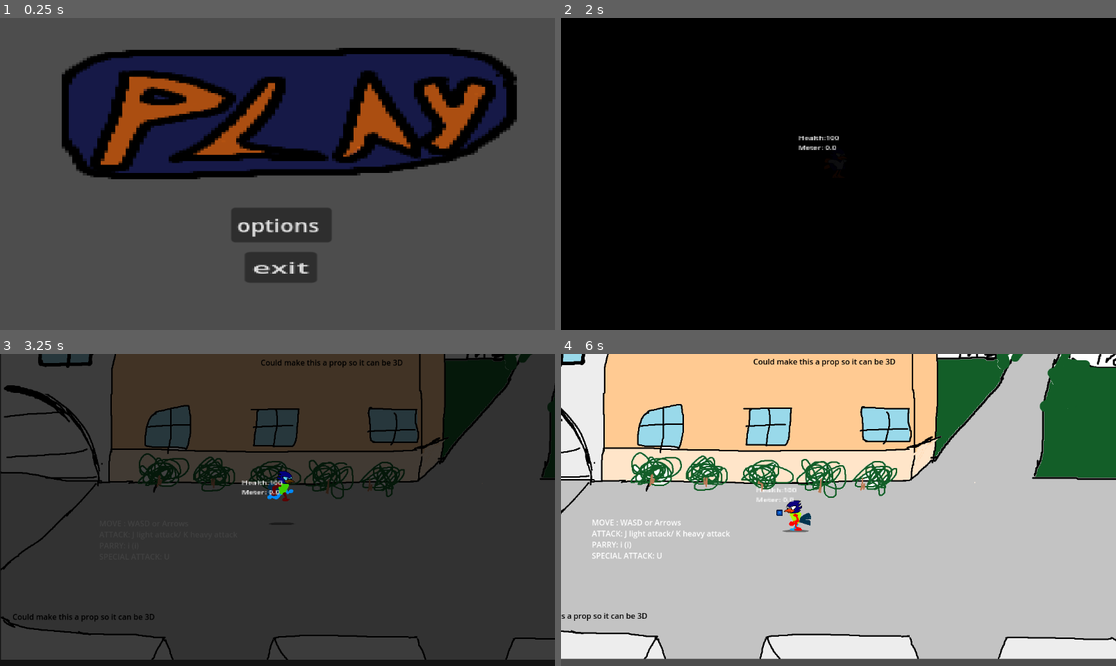
Above: before the commit, frames 1-4 (two rows, left to right).
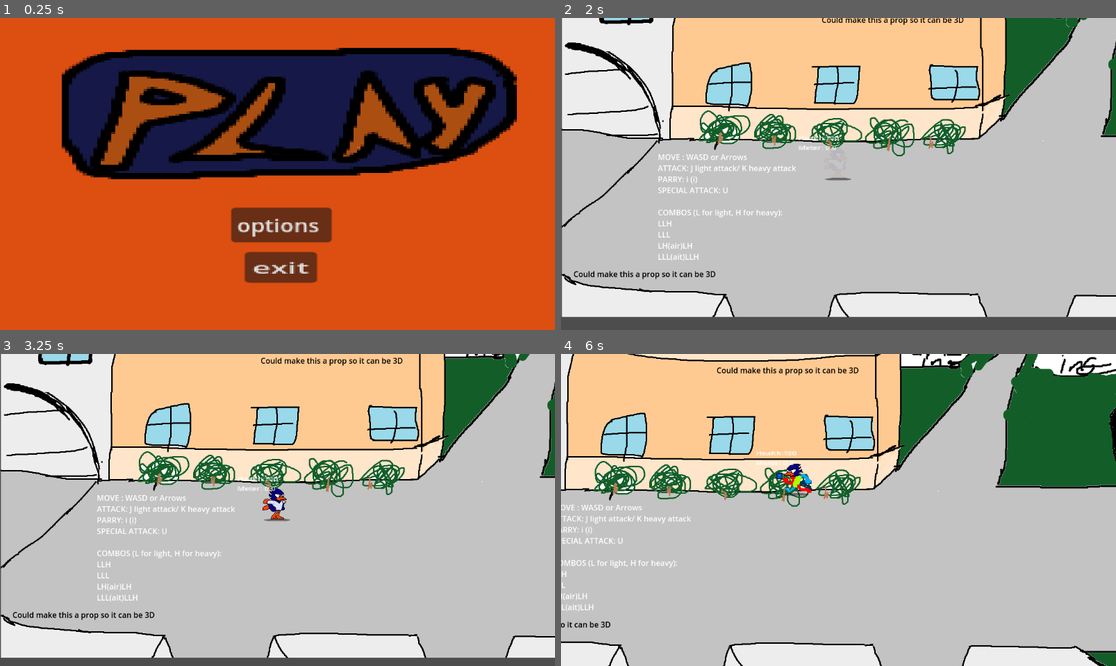
Above: after the commit, the same moments.

Repository: nicojude2005/RowdyBrawl
Game: Godot game, scene res://mainMenu/mainMenu.tscn
Same seed, same stepped clock (60 frames per second), same inputs: the game is played once before the commit and once after it. The engine's default icon, where the game draws it, is replaced by a stand-in: a white triangle on a blue panel in a dark square. Sound files missing from this copy of the repository are replaced by a short silence.
Inputs (mouse positions are in pixels of both pictures, inside the frame that each line leads up to):
- Up to frame 1 (0.25 s): no input
- Up to frame 2 (2 s): click (849, 114) at 0.5 s; click (849, 114) at 1.25 s
- Up to frame 3 (3.25 s): hold D (right) 2.03-2.78 s; tap K (heavyAttack) at 2.1 s; tap Space (jump) at 2.27, 3.02 s; tap J (lightAttack) at 2.3, 2.85 s; hold S (down) from 2.78 s (still down); tap I (parry) at 3.05 s
- Up to frame 4 (6 s): release S (down) at 3.53 s; hold D (right) 3.53-4.28 s; tap I (parry) at 3.6 s; tap U (special) at 3.8, 4.35 s; hold W (up) 4.28-5.03 s; tap Space (jump) at 4.52, 5.27 s; tap K (heavyAttack) at 4.55, 5.1 s; hold A (left) from 5.03 s (still down); tap J (lightAttack) at 5.3, 5.85 s

The runs differ from the first frame. In frame 1, 69% of the frame differs, in the area x 0-100%, y 0-100%; in frame 2, 98%; in frame 3, 98%; in frame 4, 32%.

Commit message:
Small touch ups
fixed up encounters
- other small misc fixes

Diff:
--- a/rowdybrawl/Level1/enemyEncounter/enemy_encounter.tscn
+++ b/rowdybrawl/Level1/enemyEncounter/enemy_encounter.tscn
@@ -1,10 +1,13 @@
-[gd_scene load_steps=4 format=3 uid="uid://biisl0tjeljhs"]
+[gd_scene load_steps=5 format=3 uid="uid://biisl0tjeljhs"]
 
 [ext_resource type="Script" uid="uid://v5ksi3antmkq" path="res://enemy_encounter.gd" id="1_5ly4a"]
 [ext_resource type="PackedScene" uid="uid://c6sx1igpnncyc" path="res://Level1/level1Items/camera_stop_point.tscn" id="2_86flb"]
 
 [sub_resource type="RectangleShape2D" id="RectangleShape2D_5ly4a"]
 size = Vector2(224, 660)
+
+[sub_resource type="RectangleShape2D" id="RectangleShape2D_86flb"]
+size = Vector2(83, 647)
 
 [node name="enemyEncounter" type="Node2D"]
 script = ExtResource("1_5ly4a")
@@ -21,4 +24,16 @@
 position = Vector2(-4, -2)
 scale = Vector2(10.935386, 32.84815)
 
+[node name="StaticBody2D" type="StaticBody2D" parent="."]
+collision_layer = 0
+collision_mask = 0
+
+[node name="CollisionShape2D" type="CollisionShape2D" parent="StaticBody2D"]
+position = Vector2(-667, 0)
+shape = SubResource("RectangleShape2D_86flb")
+
+[node name="CollisionShape2D2" type="CollisionShape2D" parent="StaticBody2D"]
+position = Vector2(661, 17)
+shape = SubResource("RectangleShape2D_86flb")
+
 [connection signal="body_entered" from="playerTrigger" to="." method="_on_player_trigger_body_entered"]
--- a/rowdybrawl/Level1/enemyEncounter/enemy_encounter_2.tscn
+++ b/rowdybrawl/Level1/enemyEncounter/enemy_encounter_2.tscn
@@ -7,6 +7,7 @@
 [ext_resource type="PackedScene" uid="uid://b21lbpxenujyp" path="res://Level1/level1Enemies/enemyCanvas/canvas_enemy.tscn" id="5_2csqf"]
 
 [node name="enemyEncounter2" instance=ExtResource("1_tyj7f")]
+ragTag = 1
 
 [node name="enemySpawn" parent="enemiesToSpawn" index="0" instance=ExtResource("2_d61r1")]
 position = Vector2(106, -187)
--- a/rowdybrawl/Level1/level1Enemies/enemyCanvas/canvas_enemy.gd
+++ b/rowdybrawl/Level1/level1Enemies/enemyCanvas/canvas_enemy.gd
@@ -12,7 +12,7 @@
 func _ready() -> void:
 	# Override base health and speed
 
-	health = 225
+	health = 160
 	super()
 
 func _physics_process(delta: float) -> void:
--- a/rowdybrawl/Level1/level1Enemies/enemyJobApplication/job_application.gd
+++ b/rowdybrawl/Level1/level1Enemies/enemyJobApplication/job_application.gd
@@ -7,7 +7,7 @@
 
 func _ready() -> void:
 	hitRate = 1
-	health = 200
+	health = 140
 	super()
 
 #func _process(delta: float) -> void:
--- a/rowdybrawl/Level1/level1Enemies/enemyPisser/utsa_pisser.tscn
+++ b/rowdybrawl/Level1/level1Enemies/enemyPisser/utsa_pisser.tscn
@@ -6,6 +6,21 @@
 
 [sub_resource type="RectangleShape2D" id="RectangleShape2D_2jyr6"]
 size = Vector2(61, 99)
+
+[sub_resource type="AtlasTexture" id="AtlasTexture_qfmjl"]
+atlas = ExtResource("2_7gkdu")
+region = Rect2(0, 0, 1024, 1536)
+
+[sub_resource type="SpriteFrames" id="SpriteFrames_6fc3v"]
+animations = [{
+"frames": [{
+"duration": 1.0,
+"texture": SubResource("AtlasTexture_qfmjl")
+}],
+"loop": true,
+"name": &"default",
+"speed": 5.0
+}]
 
 [node name="UTSA_Pisser" instance=ExtResource("1_547hm")]
 script = ExtResource("2_2jyr6")
@@ -16,13 +31,11 @@
 shape = SubResource("RectangleShape2D_2jyr6")
 
 [node name="AnimatedSprite2D" parent="enemy_hitbox" index="1"]
-visible = false
+position = Vector2(-4.9999995, -50.999996)
+scale = Vector2(0.1, 0.1)
+sprite_frames = SubResource("SpriteFrames_6fc3v")
+animation = &"default"
 
 [node name="stunIndicator" parent="enemy_hitbox" index="2"]
 visible = true
 position = Vector2(-4, -115)
-
-[node name="Sprite2D" type="Sprite2D" parent="enemy_hitbox" index="3"]
-position = Vector2(-3.9999998, -51.000004)
-scale = Vector2(0.1, 0.1)
-texture = ExtResource("2_7gkdu")
--- a/rowdybrawl/Level1/level1Enemies/linkedinWarriorEnemy/linkedinWarrior.gd
+++ b/rowdybrawl/Level1/level1Enemies/linkedinWarriorEnemy/linkedinWarrior.gd
@@ -7,7 +7,7 @@
 
 func _ready() -> void:
 	# Override base health and speed
-	health = 140
+	health = 125
 	super()
 
 func _physics_process(delta: float) -> void:
--- a/rowdybrawl/Level1/level1Enemies/parentEnemy/enemy.gd
+++ b/rowdybrawl/Level1/level1Enemies/parentEnemy/enemy.gd
@@ -173,6 +173,8 @@
 	if direction.y < 0:
 		grounded = false
 func die():
+	if !enemy_alive:
+		return
 	enemy_alive = false
 	health = 0
 	if get_parent() is enemyEncounter:
--- a/rowdybrawl/Level1/level_1.gd
+++ b/rowdybrawl/Level1/level_1.gd
@@ -8,3 +8,6 @@
 
 func fadeIn():
 	color_rect.play("fadeOut")
+
+func fadeOut():
+	color_rect.play("fadeIn")
--- a/rowdybrawl/Level1/level_1.tscn
+++ b/rowdybrawl/Level1/level_1.tscn
@@ -120,20 +120,28 @@
 autowrap_mode = 0
 
 [node name="RichTextLabel4" type="RichTextLabel" parent="."]
-offset_left = -281.0
-offset_top = 83.0
-offset_right = 66.0
-offset_bottom = 330.0
+offset_left = -286.0
+offset_top = 34.0
+offset_right = 61.0
+offset_bottom = 281.0
 text = "MOVE : WASD or Arrows
 ATTACK: J light attack/ K heavy attack
 PARRY: i (i)
-SPECIAL ATTACK: U"
+SPECIAL ATTACK: U
+
+COMBOS (L for light, H for heavy):
+LLH
+LLL
+LH(air)LH
+LLL(ait)LLH
+"
 
 [node name="ColorRect" parent="." instance=ExtResource("5_opkmy")]
+visible = false
 offset_left = -503.0
-offset_top = -397.0
-offset_right = -463.0
-offset_bottom = -357.0
+offset_top = -854.0
+offset_right = -384.3266
+offset_bottom = -800.2106
 scale = Vector2(48.334335, 33.141342)
 
 [node name="enemyEncounter1" parent="." instance=ExtResource("5_2h3pg")]
--- a/rowdybrawl/enemy_encounter.gd
+++ b/rowdybrawl/enemy_encounter.gd
@@ -8,10 +8,13 @@
 var playerRef : player = null
 var flag2 = false
 
+@export var ragTag = 0
+
 var babyCount = 0
 var deadCount = 0
 
 @onready var camera_stop_point: cameraStopPoint = $CameraStopPoint
+@onready var static_body_2d: StaticBody2D = $StaticBody2D
 
 
 func spawnEnemies():
@@ -25,6 +28,11 @@
 		spawnedEnemy.playerRef = playerRef
 		spawnedEnemy.ai = spawnedEnemy.aiStates.CHASE
 		call_deferred("addMyEnemyChild",spawnedEnemy, enemySpawn.global_position)
+		static_body_2d.set_collision_layer_value(1, true)
+		static_body_2d.set_collision_layer_value(2, true)
+		static_body_2d.set_collision_layer_value(3, true)
+		static_body_2d.set_collision_layer_value(5, true)
+
 
 func addMyEnemyChild(spawnedEnemy : Enemy, location : Vector2):
 	add_child(spawnedEnemy)
@@ -34,9 +42,15 @@
 	if Input.is_action_just_pressed("debug"):
 		pass
 
-	if spawned and babyCount <= deadCount and !flag2:
+	if spawned and deadCount >= babyCount and !flag2:
 		camera_stop_point.freeCamera()
 		flag2 = true
+		static_body_2d.set_collision_layer_value(1, false)
+		static_body_2d.set_collision_layer_value(2, false)
+		static_body_2d.set_collision_layer_value(3, false)
+		static_body_2d.set_collision_layer_value(5, false)
+		if ragTag == 1:
+			playerRef.victory()
 
 
 func _on_player_trigger_body_entered(body: Node2D) -> void:
--- a/rowdybrawl/mainMenu/mainMenu.tscn
+++ b/rowdybrawl/mainMenu/mainMenu.tscn
@@ -10,6 +10,13 @@
 
 [node name="MainMenu" type="Node2D"]
 script = ExtResource("1_kpht7")
+
+[node name="ColorRect2" type="ColorRect" parent="."]
+offset_left = -17.0
+offset_top = -8.0
+offset_right = 616.0
+offset_bottom = 337.0
+color = Color(0.8666667, 0.30588236, 0.06666667, 1)
 
 [node name="buttonManager" type="Control" parent="."]
 layout_mode = 3
--- a/rowdybrawl/playerFolder/playerScripts/the_player.gd
+++ b/rowdybrawl/playerFolder/playerScripts/the_player.gd
@@ -27,6 +27,7 @@
 const LIGHT_PUNCH_SOUND = preload("uid://01vr24exuxb1")
 const HEAVY_PUNCH_SOUND = preload("uid://c81u1r42jntpc")
 const LAND_SOUND_EFFECT = preload("uid://c0fokvn508fgs")
+const ROWDY_BRAWL_VICTORY_THEME = preload("uid://yblfi7yn551r")
 
 var enemy_inattack_range = false
 var enemy_attack_cooldown = true
@@ -64,6 +65,7 @@
 func _ready() -> void:
 	sound_track_1.play() # this is so we can use Playback (in the play sound function) to utilize polyphony
 	spawnPlayerAnim()
+	stun_timer = 1.5
 
 func _physics_process(delta: float) -> void:     # _physics_process runs in fixed(very tiny) intervals, regardless of the framerate
 												 # This makes it good for movement and physics-based code
@@ -84,17 +86,22 @@
 
 	# attacks and stuff
 	if Input.is_action_just_pressed("lightAttack") and canAttack():
+		changeAnimation("lightAttack")
 		if grounded:
 			doAttackCheckCombos("L")
+
 		else:
 			doAttackCheckCombos("A")
 		#print(comboString)
 
 	elif Input.is_action_just_pressed("heavyAttack") and canAttack():
+		changeAnimation("lightAttack")
 		if grounded:
 			doAttackCheckCombos("H")
+			changeAnimation("lightAttack")
 		else:
 			doAttackCheckCombos("S")
+			changeAnimation("lightAttack")
 		#print(comboString)
 
 #	basic movement across the plane
@@ -129,9 +136,9 @@
 			else:
 				playerBody.velocity.y += accelaration * yReductionPercent
 
-	if playerBody.velocity.length() <=1:
+	if playerBody.velocity.length() <=1 and player_sprite.animation == "walk":
 		changeAnimation("idle")
-	else:
+	elif player_sprite.animation == "walk":
 		player_sprite.speed_scale = (playerBody.velocity.length() + 150) / (maxSpeed * 0.8)
 
 
@@ -200,12 +207,12 @@
 			# the duration of the hitbox is the third number
 			# and the endlag in which the player can not attack after the attack has finished is the last one
 			currentAttack = spawnAttack(LIGHT_ATTACK, 3, 0.1, 0.1, -0.05)
-			currentAttack.stunDuration = .8
+			currentAttack.stunDuration = .1
 			playSound(LIGHT_PUNCH_SOUND)
 		"H":
 			# same thing as light attack but with different numbers
 			currentAttack = spawnAttack(HEAVY_ATTACK, 8, 0.35, 0.1, 0.1)
-			currentAttack.stunDuration = 1
+			currentAttack.stunDuration = .2
 			currentAttack.zReach = 25
 			applyKnockback(Vector2(facingDir,0), 100)
 			playSound(HEAVY_PUNCH_SOUND)
@@ -316,7 +323,8 @@
 	#animation_player.play("hitFlash")
 	# Apply knockback and stun
 	applyKnockback(knockback_dir,knockback_strength)
-	stun_timer = stun_duration
+	if stun_duration > stun_timer:
+		stun_timer = stun_duration
 
 	if health <= 0:
 		die()
@@ -413,6 +421,7 @@
 		player_sprite.play(animationName)
 
 
+
 func spawnPlayerAnim():
 	player_sprite.show()
 	player_action_animator.play("spawnIn")
@@ -424,3 +433,19 @@
 	match anim_name:
 		"deathAnimation":
 			get_tree().change_scene_to_file("res://Level1/level_1.tscn")
+		"victory":
+			get_tree().quit()
+
+func victory():
+	playSound(ROWDY_BRAWL_VICTORY_THEME)
+	player_action_animator.play("victory")
+	get_parent().fadeOut()
+	stun_timer = 10
+
+func _on_player_sprite_animation_finished() -> void:
+	changeAnimation("idle")
+
+
+func _on_player_sprite_animation_looped() -> void:
+	if player_sprite.animation != "walk":
+		changeAnimation("idle")
--- a/rowdybrawl/playerFolder/the_player.tscn
+++ b/rowdybrawl/playerFolder/the_player.tscn
@@ -18,6 +18,10 @@
 atlas = ExtResource("4_y3gru")
 region = Rect2(0, 0, 64, 64)
 
+[sub_resource type="AtlasTexture" id="AtlasTexture_cbnsr"]
+atlas = ExtResource("4_y3gru")
+region = Rect2(192, 0, 64, 64)
+
 [sub_resource type="AtlasTexture" id="AtlasTexture_a8wlk"]
 atlas = ExtResource("4_y3gru")
 region = Rect2(64, 0, 64, 64)
@@ -46,6 +50,14 @@
 }],
 "loop": true,
 "name": &"idle",
+"speed": 5.0
+}, {
+"frames": [{
+"duration": 1.0,
+"texture": SubResource("AtlasTexture_cbnsr")
+}],
+"loop": true,
+"name": &"lightAttack",
 "speed": 5.0
 }, {
 "frames": [{
@@ -121,6 +133,54 @@
 [sub_resource type="Animation" id="Animation_w4nnb"]
 resource_name = "deathAnimation"
 
+[sub_resource type="Animation" id="Animation_a8wlk"]
+resource_name = "hurtAnim"
+length = 0.5
+tracks/0/type = "bezier"
+tracks/0/imported = false
+tracks/0/enabled = true
+tracks/0/path = NodePath("playerBody/hitBox/playerSprite:self_modulate:r")
+tracks/0/interp = 1
+tracks/0/loop_wrap = true
+tracks/0/keys = {
+"handle_modes": PackedInt32Array(0, 2, 0),
+"points": PackedFloat32Array(1, -0.25, 0, 0.25, 0, 1, -0.005, 0, 0, 0, 1, -0.028333334, 0, 0, 0),
+"times": PackedFloat32Array(0, 0.03, 0.5)
+}
+tracks/1/type = "bezier"
+tracks/1/imported = false
+tracks/1/enabled = true
+tracks/1/path = NodePath("playerBody/hitBox/playerSprite:self_modulate:g")
+tracks/1/interp = 1
+tracks/1/loop_wrap = true
+tracks/1/keys = {
+"handle_modes": PackedInt32Array(0, 2, 0),
+"points": PackedFloat32Array(1, -0.25, 0, 0.25, 0, 0.019607844, -0.005, 0.1633987, 0, 0, 1, -0.028333334, -0.1633987, 0, 0),
+"times": PackedFloat32Array(0, 0.03, 0.5)
+}
+tracks/2/type = "bezier"
+tracks/2/imported = false
+tracks/2/enabled = true
+tracks/2/path = NodePath("playerBody/hitBox/playerSprite:self_modulate:b")
+tracks/2/interp = 1
+tracks/2/loop_wrap = true
+tracks/2/keys = {
+"handle_modes": PackedInt32Array(0, 2, 0),
+"points": PackedFloat32Array(1, -0.25, 0, 0.25, 0, 0.02745098, -0.005, 0.1620915, 0, 0, 1, -0.028333334, -0.16209151, 0, 0),
+"times": PackedFloat32Array(0, 0.03, 0.5)
+}
+tracks/3/type = "bezier"
+tracks/3/imported = false
+tracks/3/enabled = true
+tracks/3/path = NodePath("playerBody/hitBox/playerSprite:self_modulate:a")
+tracks/3/interp = 1
+tracks/3/loop_wrap = true
+tracks/3/keys = {
+"handle_modes": PackedInt32Array(0, 2, 2),
+"points": PackedFloat32Array(1, -0.25, 0, 0.25, 0, 0.54509807, -0.005, 0.07581699, 0, 0, 1, -0.028333334, -0.075817, 0, 0),
+"times": PackedFloat32Array(0, 0.03, 0.2)
+}
+
 [sub_resource type="Animation" id="Animation_6sxll"]
 resource_name = "parry"
 length = 0.5
@@ -169,136 +229,6 @@
 "times": PackedFloat32Array(0, 0.05, 0.4, 0.5)
 }
 
-[sub_resource type="Animation" id="Animation_y3gru"]
-resource_name = "specialAttack"
-length = 2.0
-tracks/0/type = "method"
-tracks/0/imported = false
-tracks/0/enabled = true
-tracks/0/path = NodePath(".")
-tracks/0/interp = 1
-tracks/0/loop_wrap = true
-tracks/0/keys = {
-"times": PackedFloat32Array(0.55, 0.76666665, 1, 1.1999999, 1.4333334),
-"transitions": PackedFloat32Array(1, 1, 1, 1, 1),
-"values": [{
-"args": [ExtResource("5_cbnsr"), 10.0, 0.0, 0.05, 0.0],
-"method": &"spawnAttack"
-}, {
-"args": [ExtResource("5_cbnsr"), 10.0, 0.0, 0.05, 0.0],
-"method": &"spawnAttack"
-}, {
-"args": [ExtResource("5_cbnsr"), 10.0, 0.0, 0.05, 0.0],
-"method": &"spawnAttack"
-}, {
-"args": [ExtResource("5_cbnsr"), 10.0, 0.0, 0.05, 0.0],
-"method": &"spawnAttack"
-}, {
-"args": [ExtResource("5_cbnsr"), 10.0, 0.0, 0.05, 0.0],
-"method": &"spawnAttack"
-}]
-}
-tracks/1/type = "method"
-tracks/1/imported = false
-tracks/1/enabled = true
-tracks/1/path = NodePath(".")
-tracks/1/interp = 1
-tracks/1/loop_wrap = true
-tracks/1/keys = {
-"times": PackedFloat32Array(0.6666667, 0.9, 1.1, 1.3),
-"transitions": PackedFloat32Array(1, 1, 1, 1),
-"values": [{
-"args": [],
-"method": &"flipDirection"
-}, {
-"args": [],
-"method": &"flipDirection"
-}, {
-"args": [],
-"method": &"flipDirection"
-}, {
-"args": [],
-"method": &"flipDirection"
-}]
-}
-tracks/2/type = "method"
-tracks/2/imported = false
-tracks/2/enabled = true
-tracks/2/path = NodePath(".")
-tracks/2/interp = 1
-tracks/2/loop_wrap = true
-tracks/2/keys = {
-"times": PackedFloat32Array(0.5, 0.7, 0.93333334, 1.1333333, 1.3333335, 1.4666667),
-"transitions": PackedFloat32Array(1, 1, 1, 1, 1, 1),
-"values": [{
-"args": [],
-"method": &"specialAttackTP"
-}, {
-"args": [],
-"method": &"specialAttackTP"
-}, {
-"args": [],
-"method": &"specialAttackTP"
-}, {
-"args": [],
-"method": &"specialAttackTP"
-}, {
-"args": [],
-"method": &"specialAttackTP"
-}, {
-"args": [],
-"method": &"specialAttackDone"
-}]
-}
-
-[sub_resource type="Animation" id="Animation_a8wlk"]
-resource_name = "hurtAnim"
-length = 0.5
-tracks/0/type = "bezier"
-tracks/0/imported = false
-tracks/0/enabled = true
-tracks/0/path = NodePath("playerBody/hitBox/playerSprite:self_modulate:r")
-tracks/0/interp = 1
-tracks/0/loop_wrap = true
-tracks/0/keys = {
-"handle_modes": PackedInt32Array(0, 2, 0),
-"points": PackedFloat32Array(1, -0.25, 0, 0.25, 0, 1, -0.005, 0, 0, 0, 1, -0.028333334, 0, 0, 0),
-"times": PackedFloat32Array(0, 0.03, 0.5)
-}
-tracks/1/type = "bezier"
-tracks/1/imported = false
-tracks/1/enabled = true
-tracks/1/path = NodePath("playerBody/hitBox/playerSprite:self_modulate:g")
-tracks/1/interp = 1
-tracks/1/loop_wrap = true
-tracks/1/keys = {
-"handle_modes": PackedInt32Array(0, 2, 0),
-"points": PackedFloat32Array(1, -0.25, 0, 0.25, 0, 0.019607844, -0.005, 0.1633987, 0, 0, 1, -0.028333334, -0.1633987, 0, 0),
-"times": PackedFloat32Array(0, 0.03, 0.5)
-}
-tracks/2/type = "bezier"
-tracks/2/imported = false
-tracks/2/enabled = true
-tracks/2/path = NodePath("playerBody/hitBox/playerSprite:self_modulate:b")
-tracks/2/interp = 1
-tracks/2/loop_wrap = true
-tracks/2/keys = {
-"handle_modes": PackedInt32Array(0, 2, 0),
-"points": PackedFloat32Array(1, -0.25, 0, 0.25, 0, 0.02745098, -0.005, 0.1620915, 0, 0, 1, -0.028333334, -0.16209151, 0, 0),
-"times": PackedFloat32Array(0, 0.03, 0.5)
-}
-tracks/3/type = "bezier"
-tracks/3/imported = false
-tracks/3/enabled = true
-tracks/3/path = NodePath("playerBody/hitBox/playerSprite:self_modulate:a")
-tracks/3/interp = 1
-tracks/3/loop_wrap = true
-tracks/3/keys = {
-"handle_modes": PackedInt32Array(0, 2, 2),
-"points": PackedFloat32Array(1, -0.25, 0, 0.25, 0, 0.54509807, -0.005, 0.07581699, 0, 0, 1, -0.028333334, -0.075817, 0, 0),
-"times": PackedFloat32Array(0, 0.03, 0.2)
-}
-
 [sub_resource type="Animation" id="Animation_sxhot"]
 resource_name = "spawnIn"
 length = 0.5
@@ -347,6 +277,136 @@
 "times": PackedFloat32Array(0, 0.5)
 }
 
+[sub_resource type="Animation" id="Animation_y3gru"]
+resource_name = "specialAttack"
+length = 2.0
+tracks/0/type = "method"
+tracks/0/imported = false
+tracks/0/enabled = true
+tracks/0/path = NodePath(".")
+tracks/0/interp = 1
+tracks/0/loop_wrap = true
+tracks/0/keys = {
+"times": PackedFloat32Array(0.55, 0.76666665, 1, 1.1999999, 1.4333334),
+"transitions": PackedFloat32Array(1, 1, 1, 1, 1),
+"values": [{
+"args": [ExtResource("5_cbnsr"), 10.0, 0.0, 0.05, 0.0],
+"method": &"spawnAttack"
+}, {
+"args": [ExtResource("5_cbnsr"), 10.0, 0.0, 0.05, 0.0],
+"method": &"spawnAttack"
+}, {
+"args": [ExtResource("5_cbnsr"), 10.0, 0.0, 0.05, 0.0],
+"method": &"spawnAttack"
+}, {
+"args": [ExtResource("5_cbnsr"), 10.0, 0.0, 0.05, 0.0],
+"method": &"spawnAttack"
+}, {
+"args": [ExtResource("5_cbnsr"), 10.0, 0.0, 0.05, 0.0],
+"method": &"spawnAttack"
+}]
+}
+tracks/1/type = "method"
+tracks/1/imported = false
+tracks/1/enabled = true
+tracks/1/path = NodePath(".")
+tracks/1/interp = 1
+tracks/1/loop_wrap = true
+tracks/1/keys = {
+"times": PackedFloat32Array(0.6666667, 0.9, 1.1, 1.3),
+"transitions": PackedFloat32Array(1, 1, 1, 1),
+"values": [{
+"args": [],
+"method": &"flipDirection"
+}, {
+"args": [],
+"method": &"flipDirection"
+}, {
+"args": [],
+"method": &"flipDirection"
+}, {
+"args": [],
+"method": &"flipDirection"
+}]
+}
+tracks/2/type = "method"
+tracks/2/imported = false
+tracks/2/enabled = true
+tracks/2/path = NodePath(".")
+tracks/2/interp = 1
+tracks/2/loop_wrap = true
+tracks/2/keys = {
+"times": PackedFloat32Array(0.5, 0.7, 0.93333334, 1.1333333, 1.3333335, 1.4666667),
+"transitions": PackedFloat32Array(1, 1, 1, 1, 1, 1),
+"values": [{
+"args": [],
+"method": &"specialAttackTP"
+}, {
+"args": [],
+"method": &"specialAttackTP"
+}, {
+"args": [],
+"method": &"specialAttackTP"
+}, {
+"args": [],
+"method": &"specialAttackTP"
+}, {
+"args": [],
+"method": &"specialAttackTP"
+}, {
+"args": [],
+"method": &"specialAttackDone"
+}]
+}
+
+[sub_resource type="Animation" id="Animation_8l8vr"]
+resource_name = "victory"
+length = 5.0
+tracks/0/type = "bezier"
+tracks/0/imported = false
+tracks/0/enabled = true
+tracks/0/path = NodePath("playerBody/hitBox/playerSprite:self_modulate:r")
+tracks/0/interp = 1
+tracks/0/loop_wrap = true
+tracks/0/keys = {
+"handle_modes": PackedInt32Array(2, 0),
+"points": PackedFloat32Array(1, 0, 0, 0.5, -0.16666667, 0, -0.25, 0, 0.25, 0),
+"times": PackedFloat32Array(0, 3)
+}
+tracks/1/type = "bezier"
+tracks/1/imported = false
+tracks/1/enabled = true
+tracks/1/path = NodePath("playerBody/hitBox/playerSprite:self_modulate:g")
+tracks/1/interp = 1
+tracks/1/loop_wrap = true
+tracks/1/keys = {
+"handle_modes": PackedInt32Array(2, 0),
+"points": PackedFloat32Array(1, 0, 0, 0.5, 0, 1, -0.25, 0, 0.25, 0),
+"times": PackedFloat32Array(0, 3)
+}
+tracks/2/type = "bezier"
+tracks/2/imported = false
+tracks/2/enabled = true
+tracks/2/path = NodePath("playerBody/hitBox/playerSprite:self_modulate:b")
+tracks/2/interp = 1
+tracks/2/loop_wrap = true
+tracks/2/keys = {
+"handle_modes": PackedInt32Array(2, 0),
+"points": PackedFloat32Array(1, 0, 0, 0.5, 0, 1, -0.25, 0, 0.25, 0),
+"times": PackedFloat32Array(0, 3)
+}
+tracks/3/type = "bezier"
+tracks/3/imported = false
+tracks/3/enabled = true
+tracks/3/path = NodePath("playerBody/hitBox/playerSprite:self_modulate:a")
+tracks/3/interp = 1
+tracks/3/loop_wrap = true
+tracks/3/keys = {
+"handle_modes": PackedInt32Array(2, 0),
+"points": PackedFloat32Array(0.9764706, 0, 0, 0.5, -0.1627451, 0, -0.25, 0, 0.25, 0),
+"times": PackedFloat32Array(0, 3)
+}
+
 [sub_resource type="AnimationLibrary" id="AnimationLibrary_y3gru"]
 _data = {
 &"RESET": SubResource("Animation_cbnsr"),
@@ -354,7 +414,8 @@
 &"hurtAnim": SubResource("Animation_a8wlk"),
 &"parry": SubResource("Animation_6sxll"),
 &"spawnIn": SubResource("Animation_sxhot"),
-&"specialAttack": SubResource("Animation_y3gru")
+&"specialAttack": SubResource("Animation_y3gru"),
+&"victory": SubResource("Animation_8l8vr")
 }
 
 [node name="thePlayer" type="Node2D"]
@@ -420,5 +481,7 @@
 
 [node name="cameraController" parent="." instance=ExtResource("3_olns3")]
 
+[connection signal="animation_finished" from="playerBody/hitBox/playerSprite" to="." method="_on_player_sprite_animation_finished"]
+[connection signal="animation_looped" from="playerBody/hitBox/playerSprite" to="." method="_on_player_sprite_animation_looped"]
 [connection signal="finished" from="playerBody/soundTrack1" to="." method="_on_sound_player_finished"]
 [connection signal="animation_finished" from="playerBody/playerActionAnimator" to="." method="_on_player_action_animator_animation_finished"]
Not shown: 1 places in rowdybrawl/Level1/level1Enemies/enemyPisser/utsa_pisser.tscn that only renumber resources
Not shown, added: rowdybrawl/playerFolder/playerSounds/RowdyBrawlVictoryTheme.wav.import
Not shown: 1 places in rowdybrawl/playerFolder/the_player.tscn that only renumber resources
Not shown, added: rowdybrawl/playerFolder/playerSounds/RowdyBrawlVictoryTheme.wav
